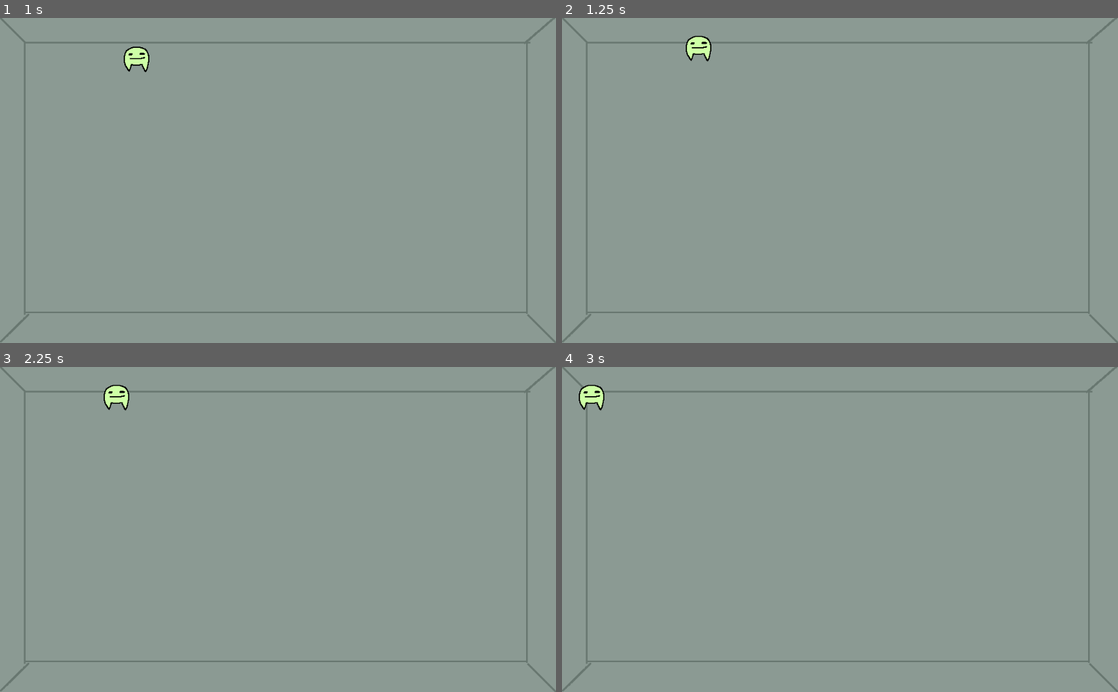
Above: before the commit, frames 1-4 (two rows, left to right).
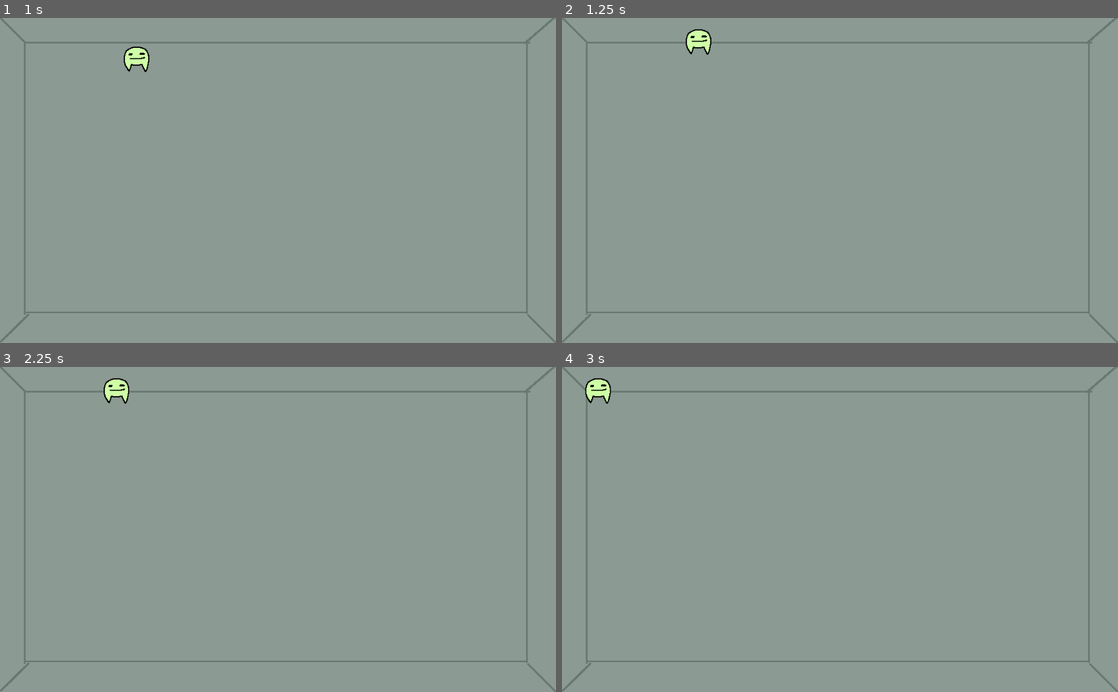
Above: after the commit, the same moments.

Repository: actually-reb/fenrir-2020
Game: Godot game, scene res://scene/Main.tscn
Two runs of this game, one before a commit and one after it. Both use one fixed random seed, a clock stepped at 60 frames per second and the inputs below.
Inputs:
- Up to frame 1 (1 s): tap Enter at 0.5 s; hold W (move_up) from 0.53 s (still down)
- Up to frame 2 (1.25 s): keep holding W (move_up)
- Up to frame 3 (2.25 s): tap Space at 2 s; release W (move_up) at 2.03 s; hold A (move_left) from 2.03 s (still down)
- Up to frame 4 (3 s): keep holding A (move_left)

Frame 1 is identical in both runs. In frame 2, 0.3% of the frame differs, in the area x 22-27%, y 3-14%; in frame 3, 0.3%; in frame 4, 0.4%, in the area x 3-9%, y 3-14%.

Commit message:
player collision box

Diff:
--- a/entity/Player.tscn
+++ b/entity/Player.tscn
@@ -4,14 +4,16 @@
 [ext_resource path="res://sprite/player.png" type="Texture" id=2]
 
 [sub_resource type="RectangleShape2D" id=1]
+extents = Vector2( 22.0548, 10 )
 
 [node name="Player" type="KinematicBody2D" groups=[
 "player",
 ]]
 script = ExtResource( 1 )
 
-[node name="CollisionShape2D" type="CollisionShape2D" parent="."]
-shape = SubResource( 1 )
-
 [node name="Sprite" type="Sprite" parent="."]
 texture = ExtResource( 2 )
+
+[node name="CollisionShape2D" type="CollisionShape2D" parent="."]
+position = Vector2( 0, 12.5992 )
+shape = SubResource( 1 )
